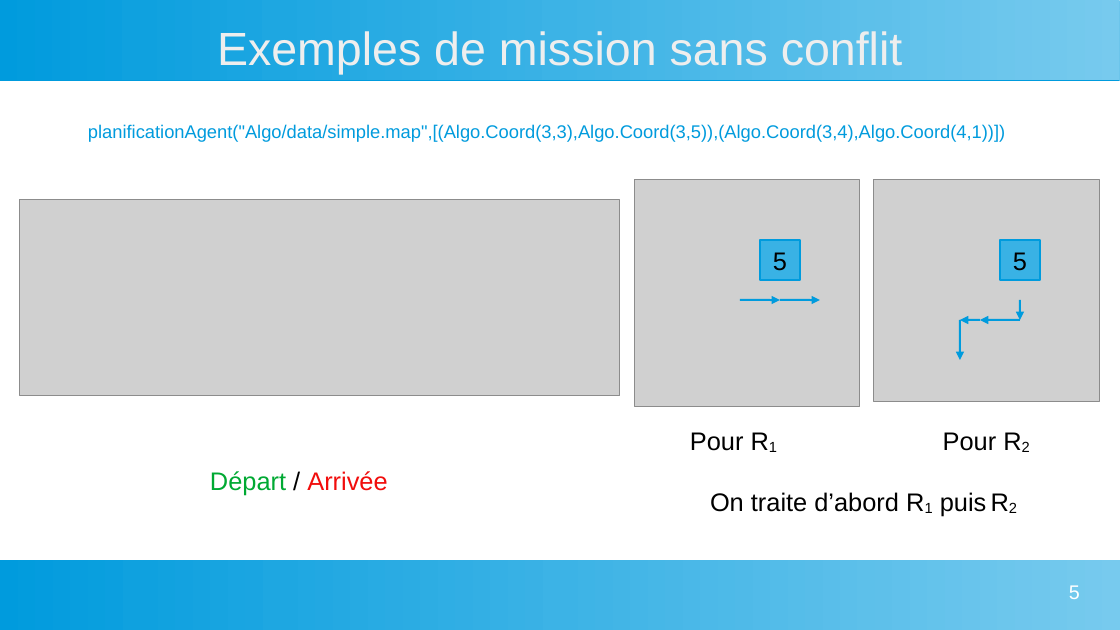
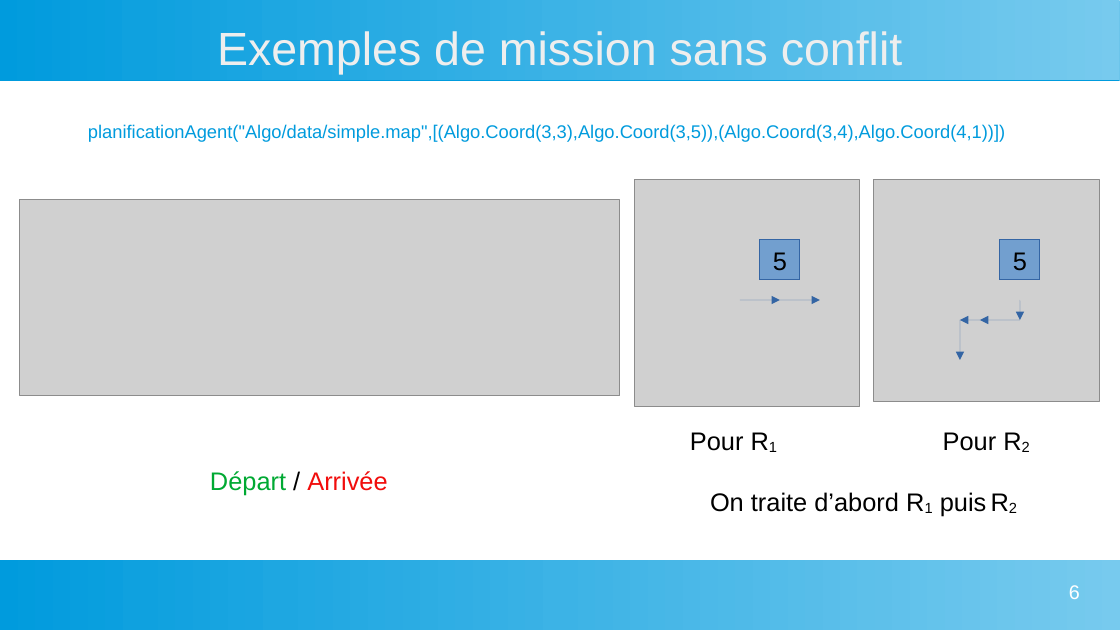
Before and after one commit to ThomasPerrinUniv/Projet_Informatique_Scientifique, a slide deck: slide 6 of presentation.odp (slide 5 before the commit). Drawn at 1120x630 pixels with LibreOffice and Linux fonts; fonts in the diff are those of the drawing; grey boxes stand for pictures. Boxes give left, top, right and bottom in pixels: in the first picture for what was removed or moved away, otherwise in the second. Text is boxed around its words. In the diff, an @@ line names an element or a change of style, - is before the commit and + after.

Commit message:
exemple 1 ajouté

```diff
--- a/presentation.odp
+++ b/presentation.odp
@@ rectangle "5" at (760,240,800,279): fill #39B2E5 to #729FCF; outline #009BDD 1.42 pt to #3465A4 0 pt @@
@@ rectangle "5" at (1000,240,1040,279): fill #39B2E5 to #729FCF; outline #009BDD 1.42 pt to #3465A4 0 pt @@
@@ arrow (740, 300) - (781, 300): stroke #009BDD 1.42 pt to #3465A4 0 pt @@
@@ arrow (781, 300) - (820, 300): stroke #009BDD 1.42 pt to #3465A4 0 pt @@
@@ arrow (960, 320) - (960, 360): stroke #009BDD 1.42 pt to #3465A4 0 pt @@
@@ arrow (981, 320) - (960, 320): stroke #009BDD 1.42 pt to #3465A4 0 pt @@
@@ arrow (1020, 320) - (981, 320): stroke #009BDD 1.42 pt to #3465A4 0 pt @@
@@ arrow (1020, 300) - (1020, 320): stroke #009BDD 1.42 pt to #3465A4 0 pt @@
@@ page number at (1069,585,1080,599): text changed @@
-5
+6
```
Also in this commit, not shown: 3 other slides changed, 1 slide added, 3 other files.
